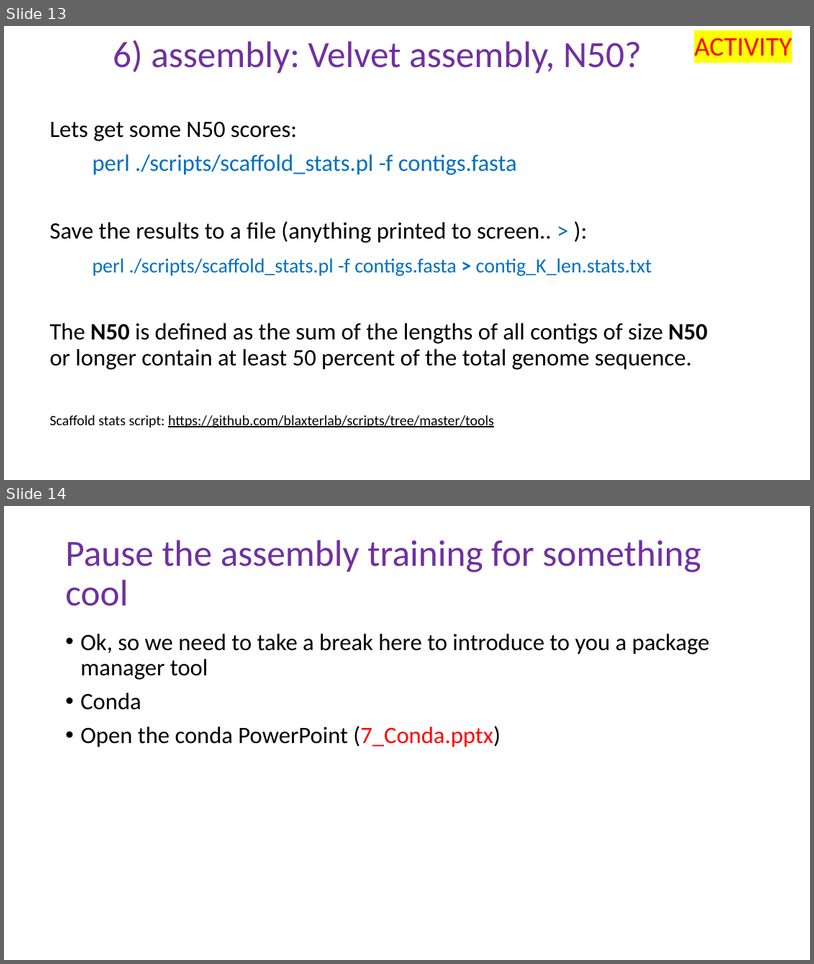
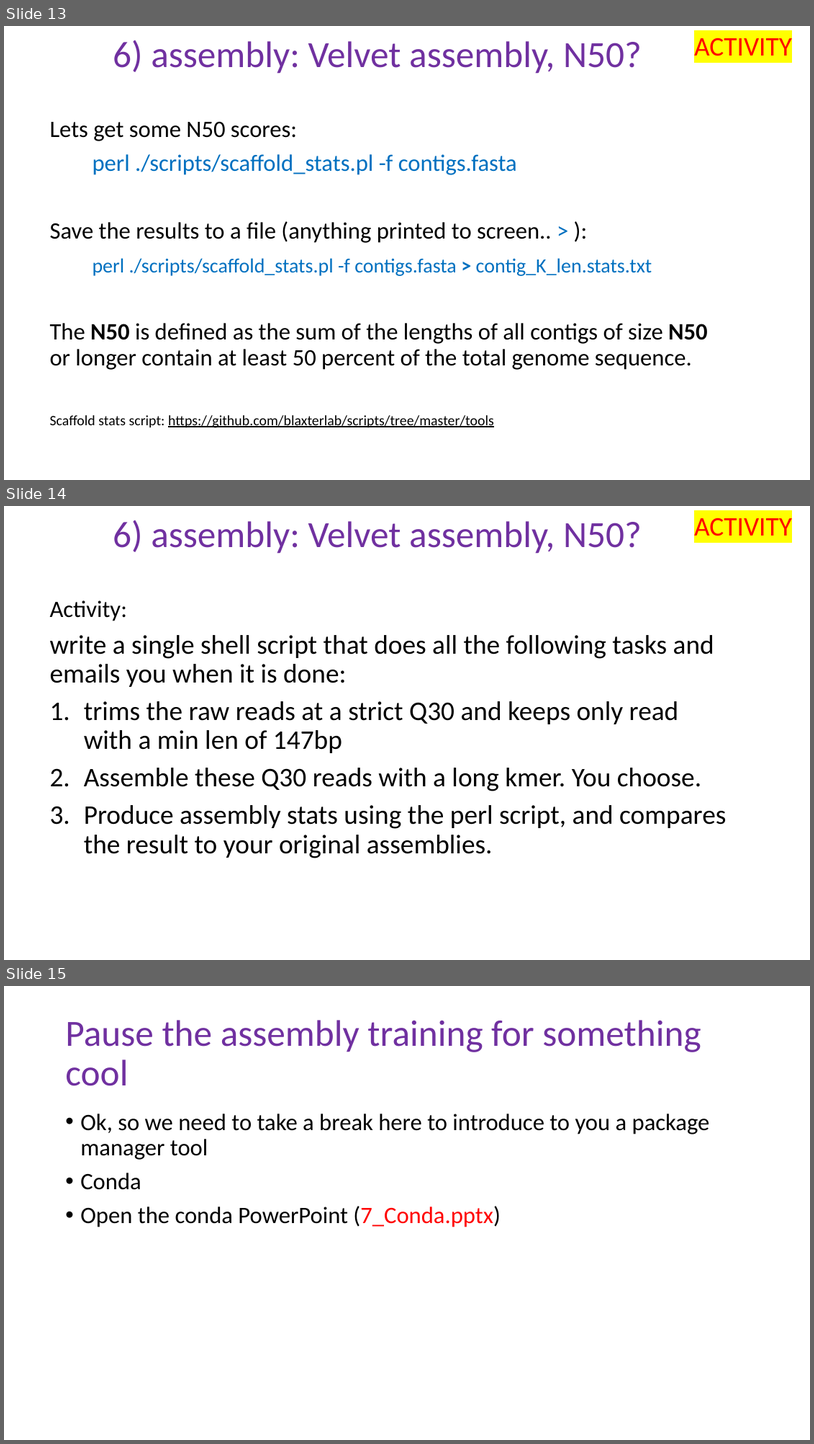
Before and after one commit to peterthorpe5/Sys_admin, a slide deck: cluster_course/powerpoint/6_assembly.pptx. Shown one above the other, each under a label of ours: slides 13 and 14 before the commit, slides 13, 14 and 15 after it. The pictures are 814x964 and 814x1444 pixels, drawn with LibreOffice and Linux fonts; fonts in the diff are those of the drawing. Boxes give left, top, right and bottom in pixels: in the first picture for what was removed or moved away, otherwise in the second. Text is boxed around its words. In the diff, an @@ line names an element or a change of style, - is before the commit and + after.

```diff
--- a/cluster_course/powerpoint/6_assembly.pptx
+++ b/cluster_course/powerpoint/6_assembly.pptx
@@ slide 14 added at (4, 506, 810, 960), background #FFFFFF @@
@@ title added at (113, 520, 642, 554), 44 pt, text #7030A0 @@
+6) assembly: Velvet assembly, N50?
@@ text added at (694, 518, 792, 536), 32 pt, text #FF0000 @@
+ACTIVITY
@@ text added at (50, 600, 726, 858), 32 pt, text #000000 @@
+Activity:
+write a single shell script that does all the following tasks and emails you when it is done:
+1. trims the raw reads at a strict Q30 and keeps only read with a min len of 147bp
+2. Assemble these Q30 reads with a long kmer. You choose.
+3. Produce assembly stats using the perl script, and compares the result to your original assemblies.
@@ what was slide 14 is now slide 15 @@
```
Also in this commit, not shown: 2 slides changed, 2 other files.
